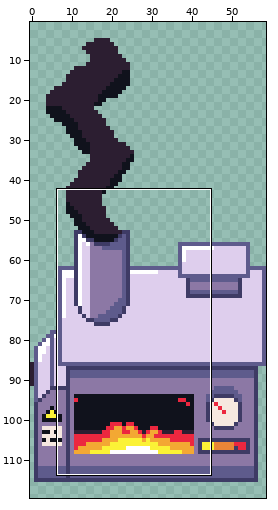
A sprite sheet gets an edit: Incinerator/Incinerator7.png. Above: a wide view before the commit, with the close-up outlined.
Close-up. As it was:
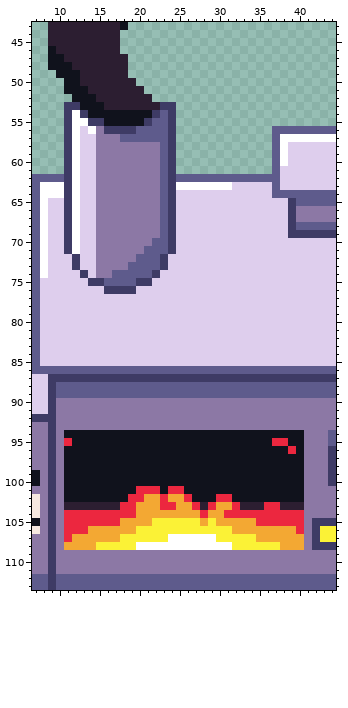
The file is 59x124 pixels. Shown: x 7..44, y 43..113. The wide view leaves out empty margins.
After:
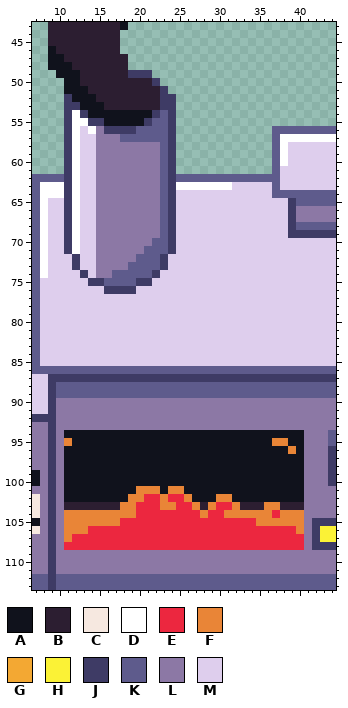
Palette (. is transparent): A #10121c  B #2c1e31  C #f6e8e0  D #ffffff  E #ec273f  F #e98537  G #f3a833  H #fbf236  J #3e3b65  K #5e5b8c  L #8c78a5  M #deceed
What changed:
y 49: x 19..21 ... -> JJJ
y 50: x 20..22 ... -> BBJ
y 51: x 21..23 ... -> BBJ
y 52: x 11 . -> J; x 22..24 ... -> BJJ
y 95: x 11 E -> F; x 37..38 EE -> FF
y 96: x 39 E -> F
y 101: x 20..22 EEE -> FFF; x 24..25 EE -> FF
y 102: x 19..26 EEGGEGGE -> FFEEFEEF; x 30..31 EE -> FF
y 103: x 18..27 EEGGGEEGGE -> FFEEEFFEEF; x 29..32 EGGE -> FEEF; x 36..37 EE -> FF
y 104: x 11..36 EEEEEEEEEGGGGGGGGEGGEEEEEE -> FFFFFFFFFEEEEEEEEFEEFFFFFF; x 38..40 EEE -> FFF
y 105: x 11..40 EEEEEEEGGGGHHHHHHGHGGGGGEEEEEE -> FFFFFFFEEEEEEEEEEEEEEEEEFFFFFF
y 106: x 11..40 EEEGGGGGGHHHHHHHHHHHHGGGGGGGGE -> FFFEEEEEEEEEEEEEEEEEEEEEEEEEEF
y 107: x 11..40 EGGGGGGHHHHHHDDDDDDHHHHHGGGGGG -> FEEEEEEEEEEEEEEEEEEEEEEEEEEEEE
y 108: x 11..40 GGGGHHHHHDDDDDDDDDDDDHHHHHHGGG -> EEEEEEEEEEEEEEEEEEEEEEEEEEEEEE
Where, in picture pixels (left, top, right, bottom), the same in both close-ups:
added: (128, 70, 176, 102)
added: (64, 94, 72, 102)
changed: (64, 438, 72, 446)
changed: (272, 438, 296, 454)
changed: (64, 486, 304, 550)
